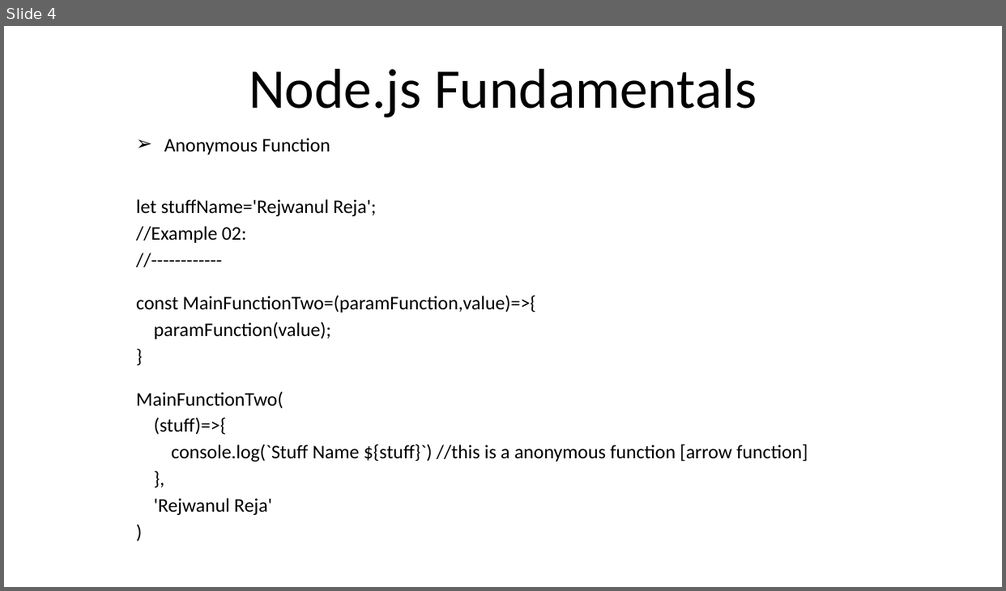
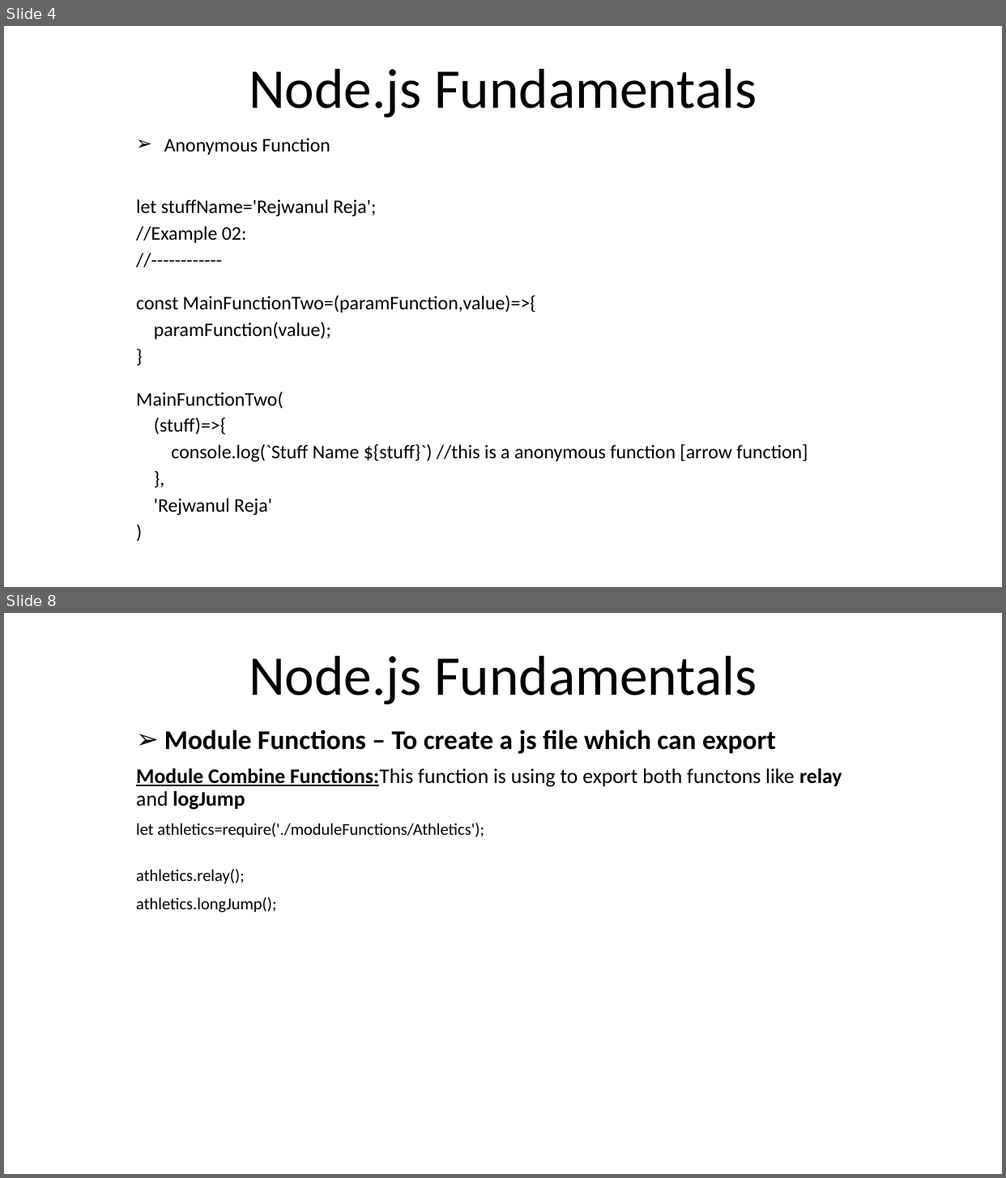
Before and after one commit to rezaice07/nodejs-fundamentals, a slide deck: ppt/01. Introduction.pptx. Shown one above the other, each under a label of ours: slide 4 before the commit, slides 4 and 8 after it; the slides between them are not shown. The pictures are 1006x591 and 1006x1178 pixels, drawn with LibreOffice and Linux fonts; fonts in the diff are those of the drawing. Boxes give left, top, right and bottom in pixels: in the first picture for what was removed or moved away, otherwise in the second. Text is boxed around its words. In the diff, an @@ line names an element or a change of style, - is before the commit and + after.

Commit message:
added module functions

```diff
--- a/ppt/01. Introduction.pptx
+++ b/ppt/01. Introduction.pptx
@@ slide 8 added at [4, 613, 1002, 1174], background #FFFFFF @@
@@ title added at [249, 656, 756, 705], 54 pt, text #000000 @@
+Node.js Fundamentals
@@ subtitle added at [136, 730, 842, 913], 16 pt, text #000000 @@
+➢ Module Functions – To create a js file which can export
+Module Combine Functions:This function is using to export both functons like relay and logJump
+let athletics=require('./moduleFunctions/Athletics');
+athletics.relay();
+athletics.longJump();
```
Also in this commit, not shown: 3 other slides added, 5 other files.
